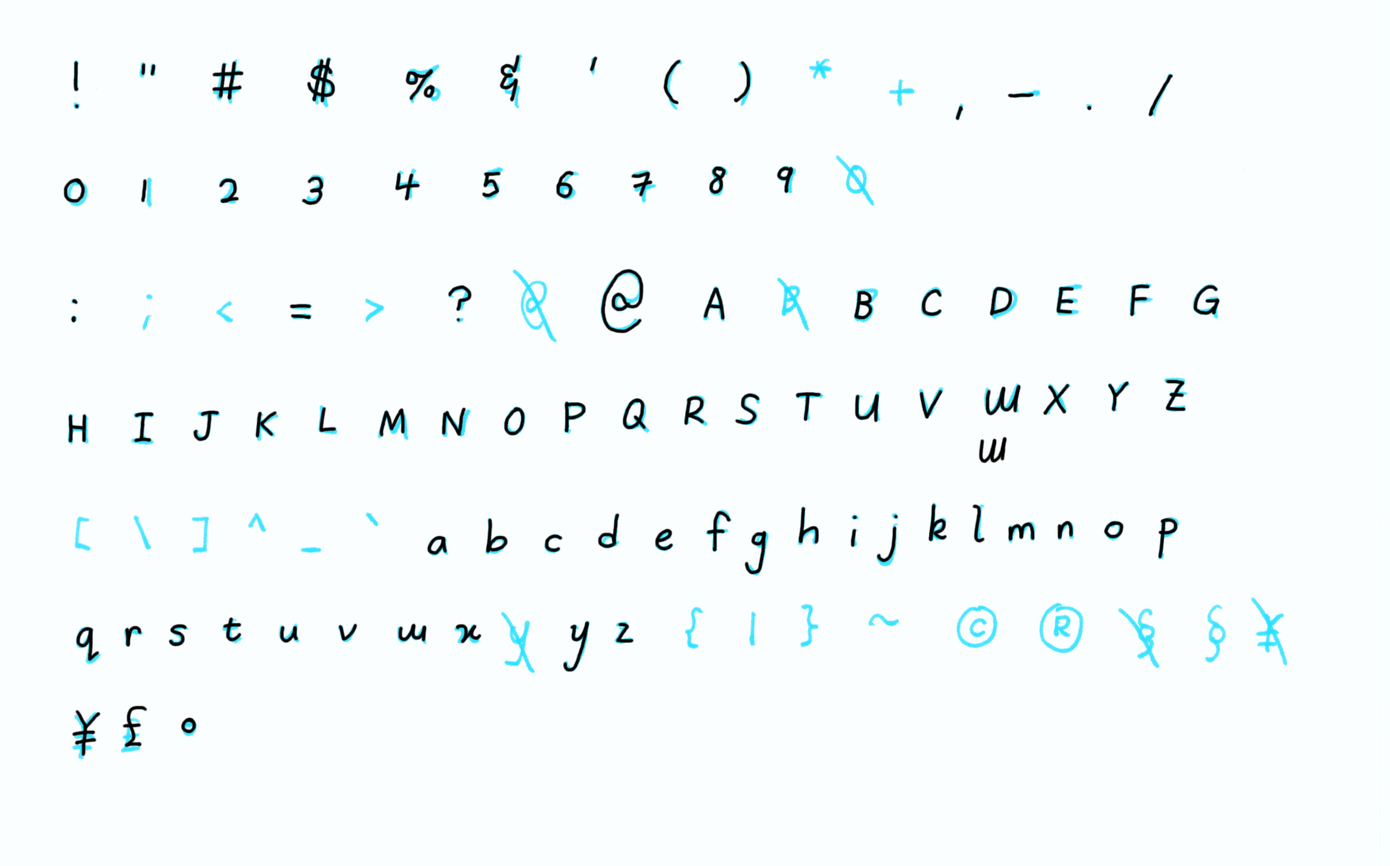
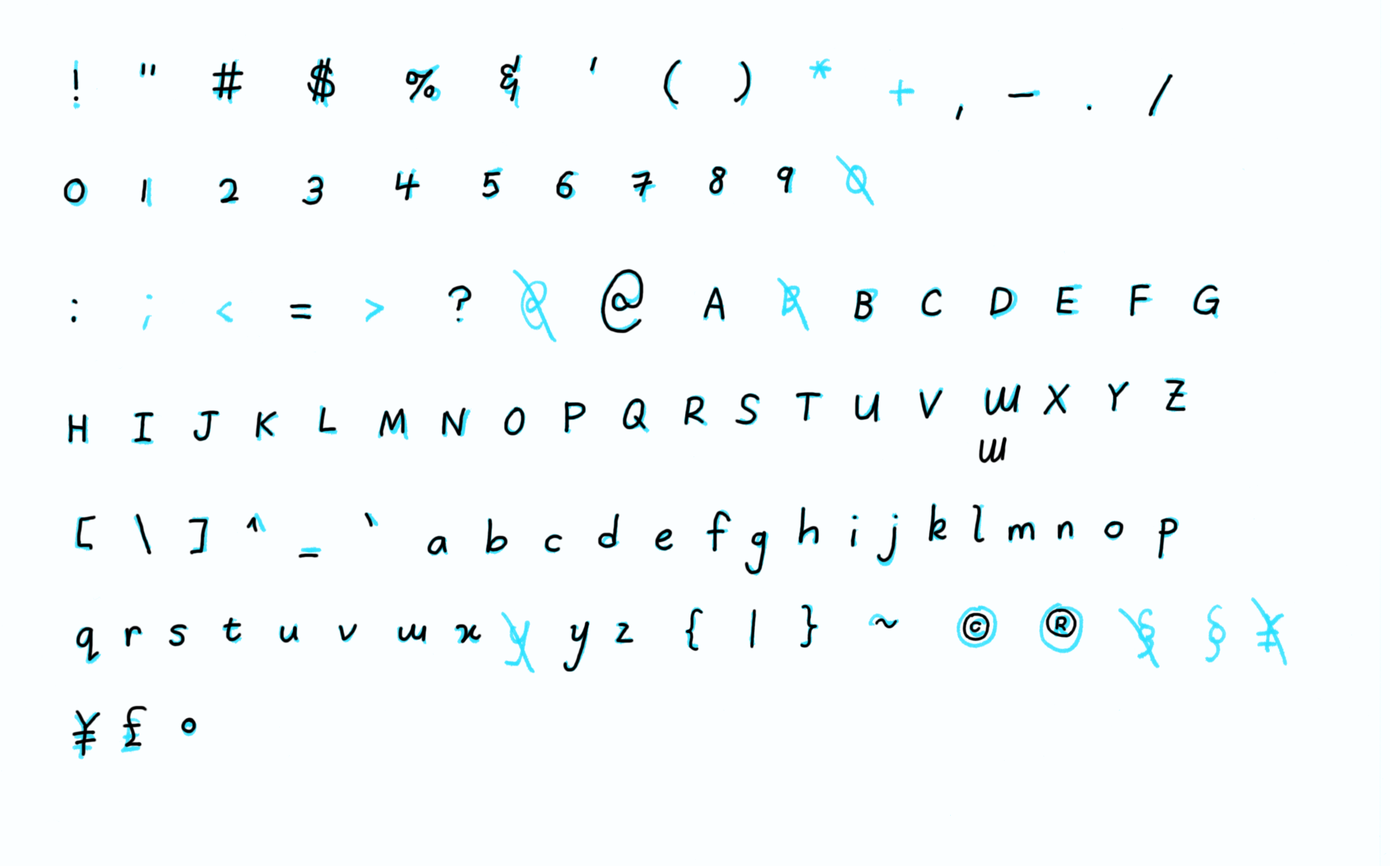
Layer changes from the first 1390×866 image to the second:
painted on "Layer" over [72, 60, 1078, 652]
